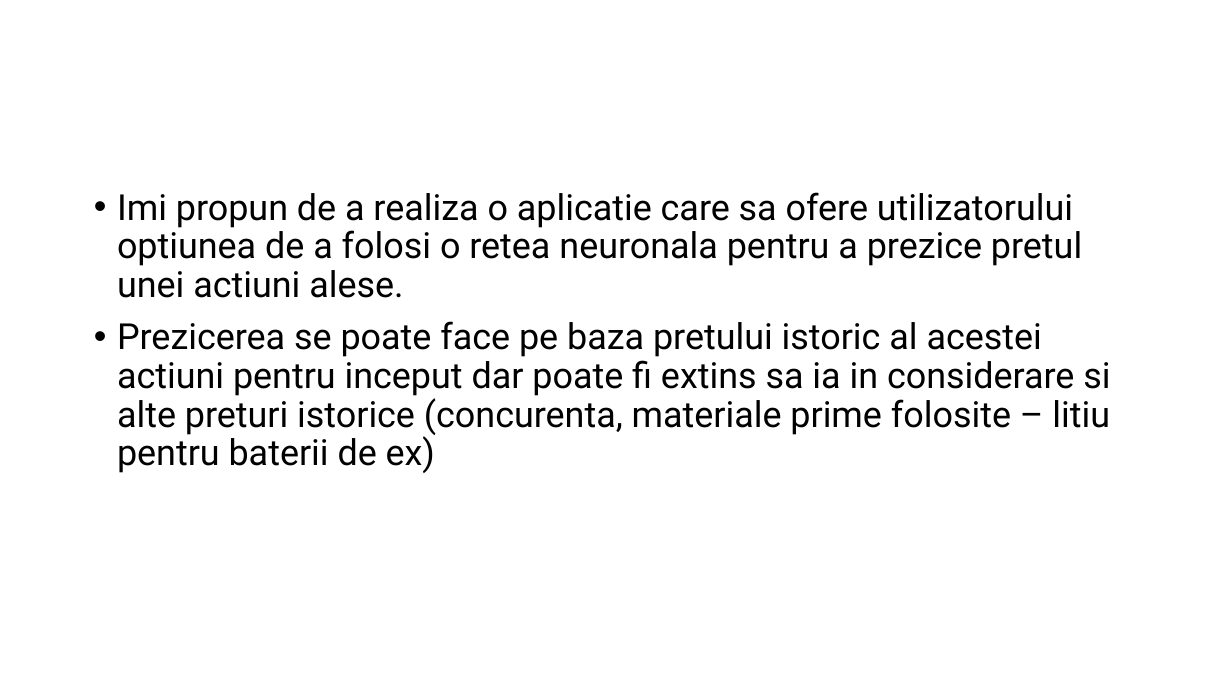
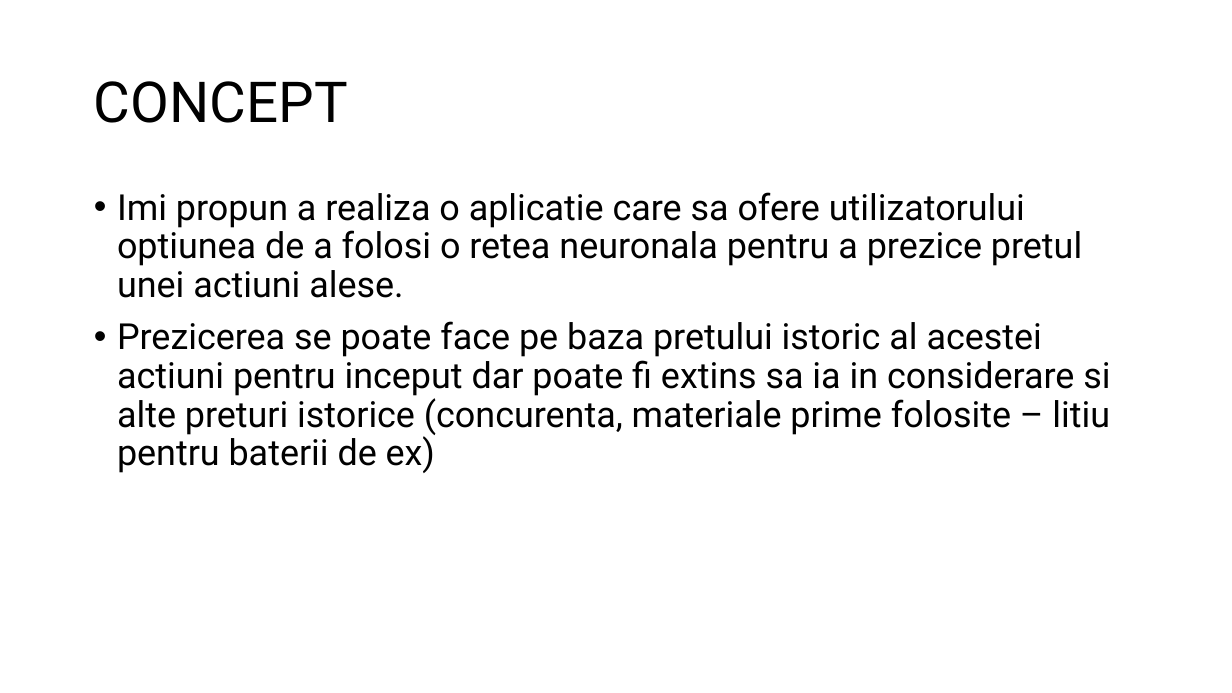
Before and after one commit to nasturas/LSTM, a slide deck: slide 2 of Doc/Prezicere pret actiuni.pptx. Drawn at 1232x693 pixels with LibreOffice and Linux fonts; fonts in the diff are those of the drawing. Boxes give left, top, right and bottom in pixels: in the first picture for what was removed or moved away, otherwise in the second. Text is boxed around its words. In the diff, an @@ line names an element or a change of style, - is before the commit and + after.

```diff
--- a/Doc/Prezicere pret actiuni.pptx
+++ b/Doc/Prezicere pret actiuni.pptx
@@ title added at bbox=[94, 81, 348, 123], 44 pt, text #000000 @@
+CONCEPT
@@ text at bbox=[117, 192, 1082, 298]: text changed @@
-• Imi propun de a realiza o aplicatie care sa ofere utilizatorului optiunea de a folosi o retea neuronala pentru a prezice pretul unei actiuni alese.
+• Imi propun a realiza o aplicatie care sa ofere utilizatorului optiunea de a folosi o retea neuronala pentru a prezice pretul unei actiuni alese.
```
Also in this commit, not shown: 3 other slides changed, 3 slides added, 1 slide removed.
